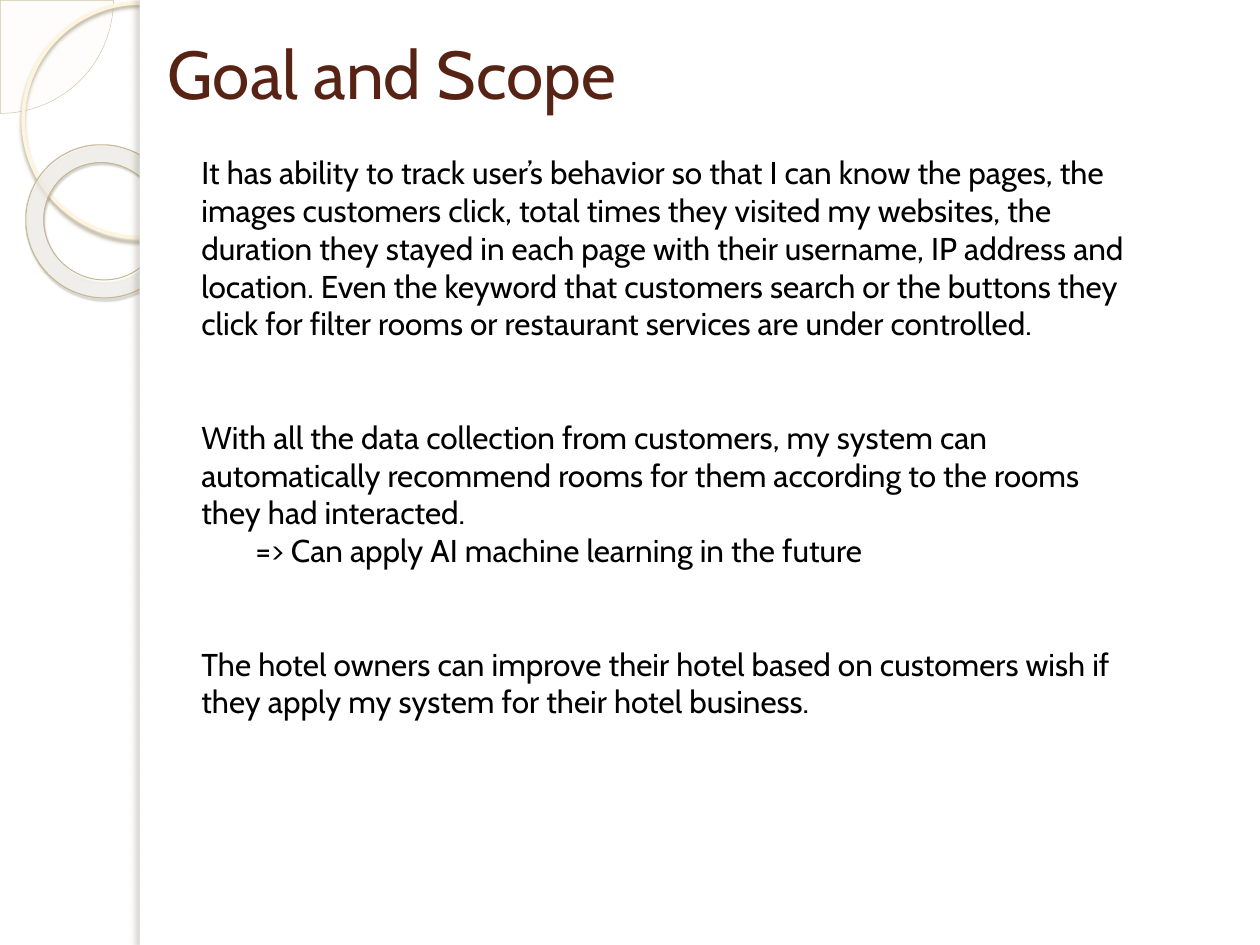
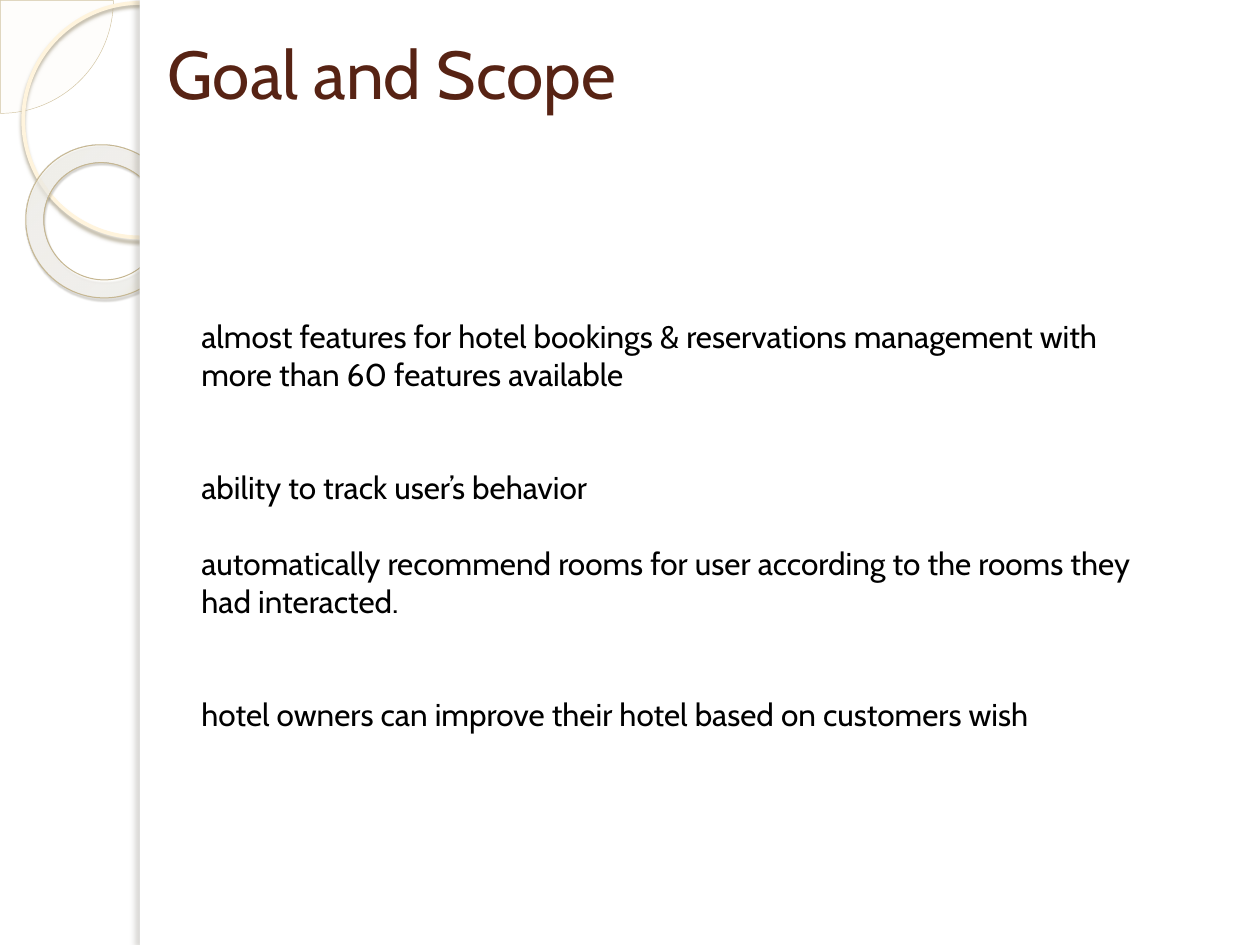
Before and after one commit to dohungcuongdev/thesis-documentation, a slide deck: slide 19 of Thesis-review.pptx (slide 15 before the commit). Drawn at 1260x945 pixels with LibreOffice and Linux fonts; fonts in the diff are those of the drawing; background and template pictures are left out. Boxes give left, top, right and bottom in pixels: in the first picture for what was removed or moved away, otherwise in the second. Text is boxed around its words. In the diff, an @@ line names an element or a change of style, - is before the commit and + after.

```diff
--- a/Thesis-review.pptx
+++ b/Thesis-review.pptx
@@ text at box(201, 324, 1130, 733): text changed @@
-It has ability to track user’s behavior so that I can know the pages, the images customers click, total times they visited my websites, the duration they stayed in each page with their username, IP address and location. Even the keyword that customers search or the buttons they click for filter rooms or restaurant services are under controlled.
-With all the data collection from customers, my system can automatically recommend rooms for them according to the rooms they had interacted.
-=> Can apply AI machine learning in the future
-The hotel owners can improve their hotel based on customers wish if they apply my system for their hotel business.
+almost features for hotel bookings & reservations management with more than 60 features available
+ability to track user’s behavior
+automatically recommend rooms for user according to the rooms they had interacted.
+hotel owners can improve their hotel based on customers wish
```
Also in this commit, not shown: 4 other slides changed, 4 slides added, 1 other file.
